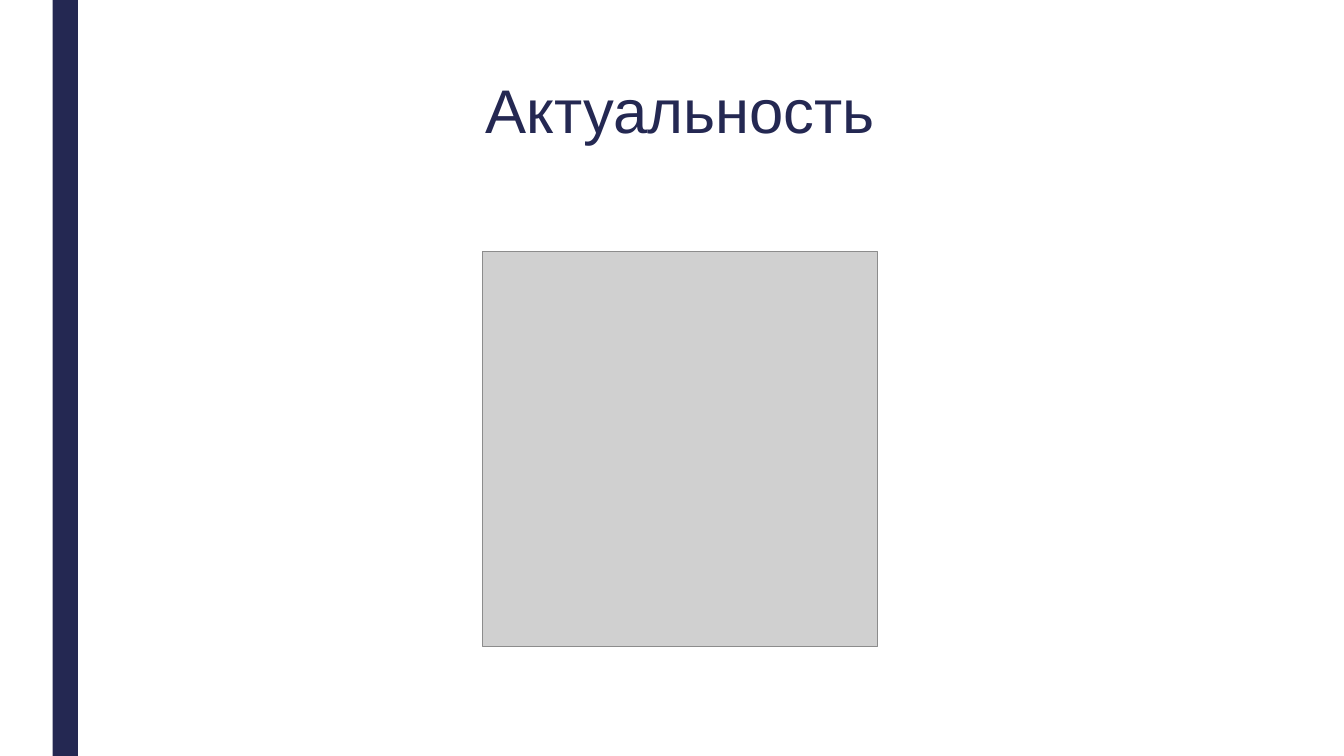
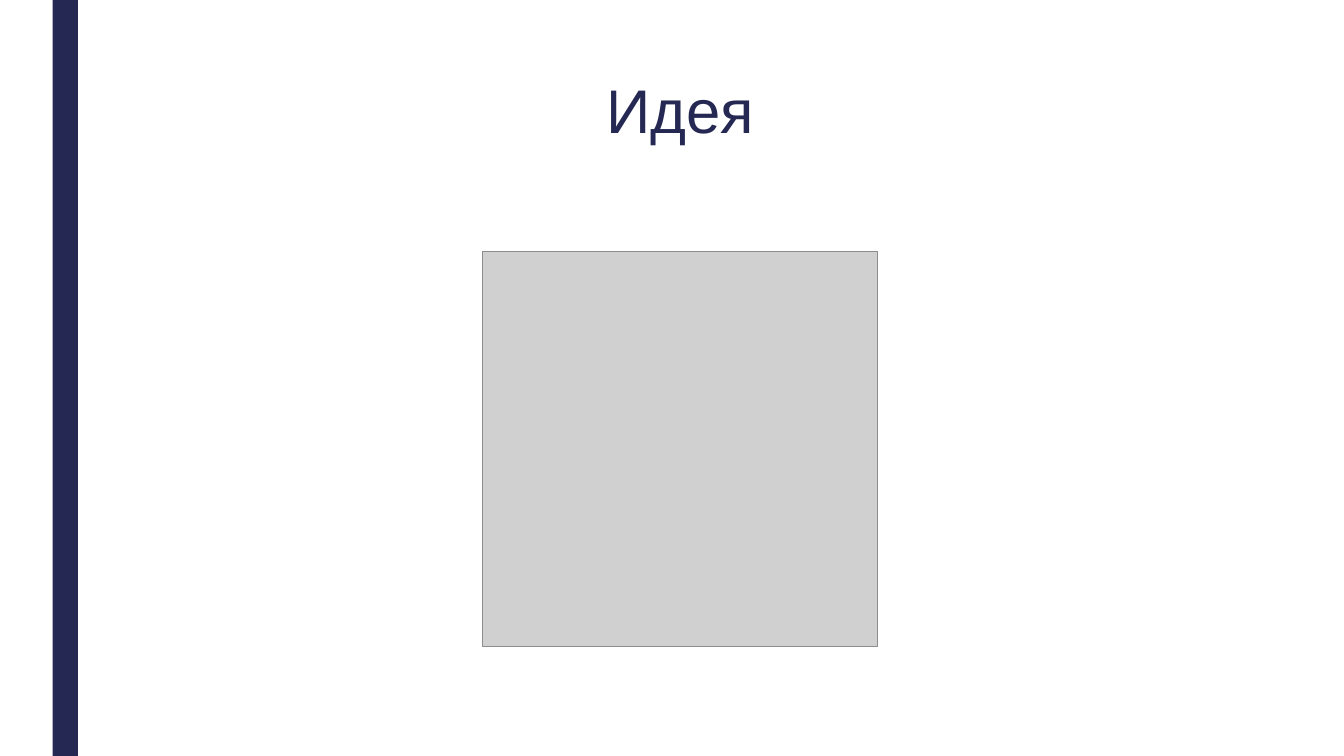
Before and after one commit to misantrhope13/discord_bot, a slide deck: slide 2 of data/Защита проекта/Презентация.pptx. Drawn at 1344x756 pixels with LibreOffice and Linux fonts; fonts in the diff are those of the drawing; grey boxes stand for pictures. Boxes give left, top, right and bottom in pixels: in the first picture for what was removed or moved away, otherwise in the second. Text is boxed around its words. In the diff, an @@ line names an element or a change of style, - is before the commit and + after.

Commit message:
Финал

```diff
--- a/data/Защита проекта/Презентация.pptx
+++ b/data/Защита проекта/Презентация.pptx
@@ title at [606, 90, 754, 145]: text changed @@
-Актуальность
+Идея
```
